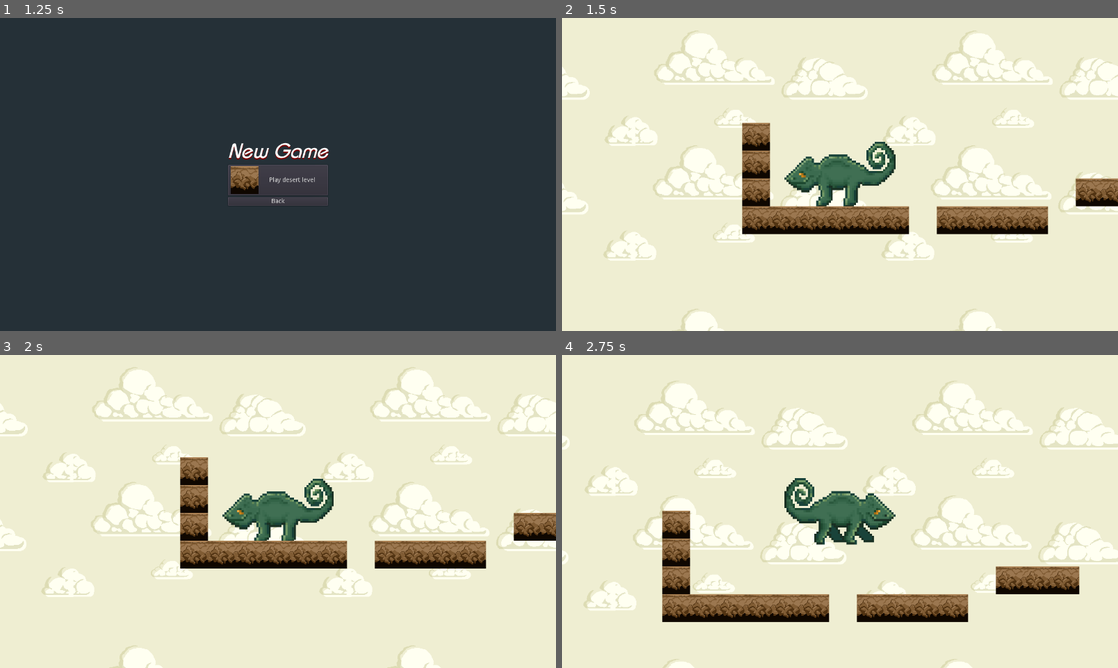
Above: before the commit, frames 1-4 (two rows, left to right).
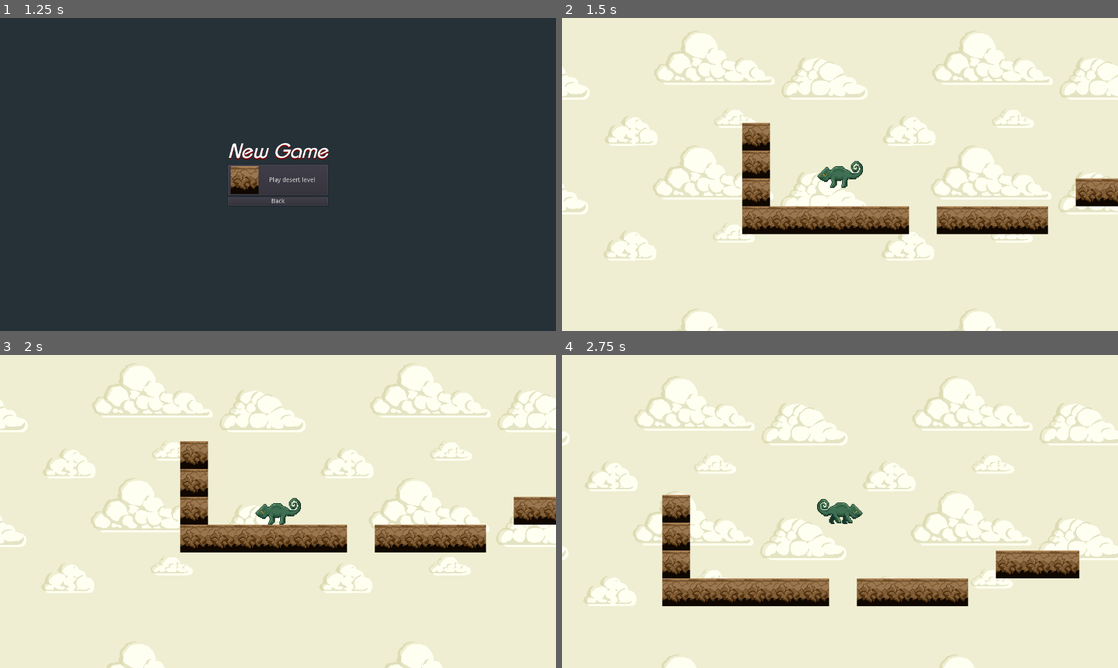
Above: after the commit, the same moments.

Repository: Jacalz/super-chameleon
Game: Godot game, scene res://TitleScreen/TitleScreen.tscn
Two runs of this game, one before a commit and one after it. Both use one fixed random seed, a clock stepped at 60 frames per second and the inputs below.
Inputs:
- Up to frame 1 (1.25 s): click "New game" at 0.5 s
- Up to frame 2 (1.5 s): click "Play desert level" at 1.25 s
- Up to frame 3 (2 s): no input
- Up to frame 4 (2.75 s): tap Enter at 2 s; hold Right (ui_right) from 2.03 s (still down); tap Up (ui_up) at 2.27 s

Frame 1 is identical in both runs. In frame 2, 1.9% of the frame differs, in the area x 40-60%, y 39-61%; in frame 3, 18%; in frame 4, 20%, in the area x 0-100%, y 6-100%.

Commit message:
Smaller chameleon and capsule collision

Diff:
--- a/Enteties/Chameleon/Chamelion.tscn
+++ b/Enteties/Chameleon/Chamelion.tscn
@@ -7,19 +7,20 @@
 
 [sub_resource type="SpriteFrames" id=1]
 animations = [ {
+"frames": [ ExtResource( 2 ), ExtResource( 3 ), ExtResource( 4 ) ],
+"loop": true,
+"name": "Walk",
+"speed": 7.0
+}, {
 "frames": [ ExtResource( 2 ) ],
 "loop": false,
 "name": "Idle",
 "speed": 6.0
-}, {
-"frames": [ ExtResource( 2 ), ExtResource( 3 ), ExtResource( 4 ) ],
-"loop": true,
-"name": "Walk",
-"speed": 7.0
 } ]
 
-[sub_resource type="RectangleShape2D" id=2]
-extents = Vector2( 126, 66.7108 )
+[sub_resource type="CapsuleShape2D" id=4]
+radius = 30.146
+height = 44.7859
 
 [sub_resource type="Animation" id=3]
 resource_name = "Transparent"
@@ -43,10 +44,10 @@
 [node name="AnimatedSprite" type="AnimatedSprite" parent="."]
 frames = SubResource( 1 )
 animation = "Walk"
-frame = 2
 
 [node name="CollisionShape2D" type="CollisionShape2D" parent="."]
-shape = SubResource( 2 )
+rotation = 1.5708
+shape = SubResource( 4 )
 
 [node name="AnimationPlayer" type="AnimationPlayer" parent="."]
 anims/Transparent = SubResource( 3 )
Binary file changed: Enteties/Chameleon/chameleon-walk-1.png
Binary file changed: Enteties/Chameleon/chameleon-walk-2.png
Binary file changed: Enteties/Chameleon/chameleon-walk-3.png
